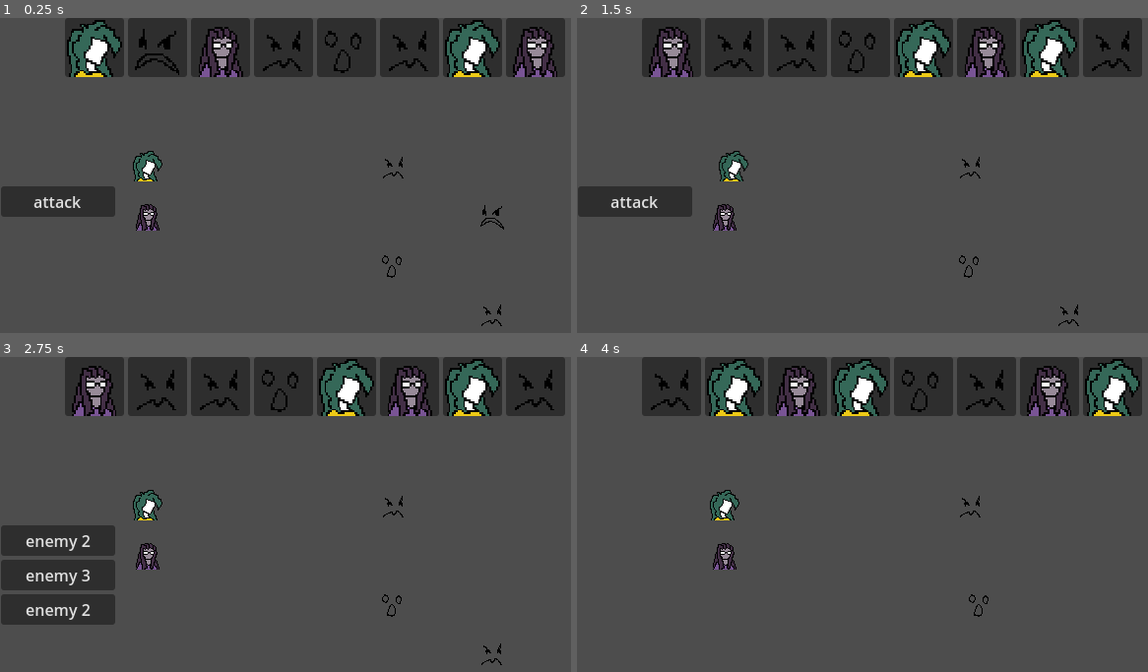
Above: before the commit, frames 1-4 (two rows, left to right).
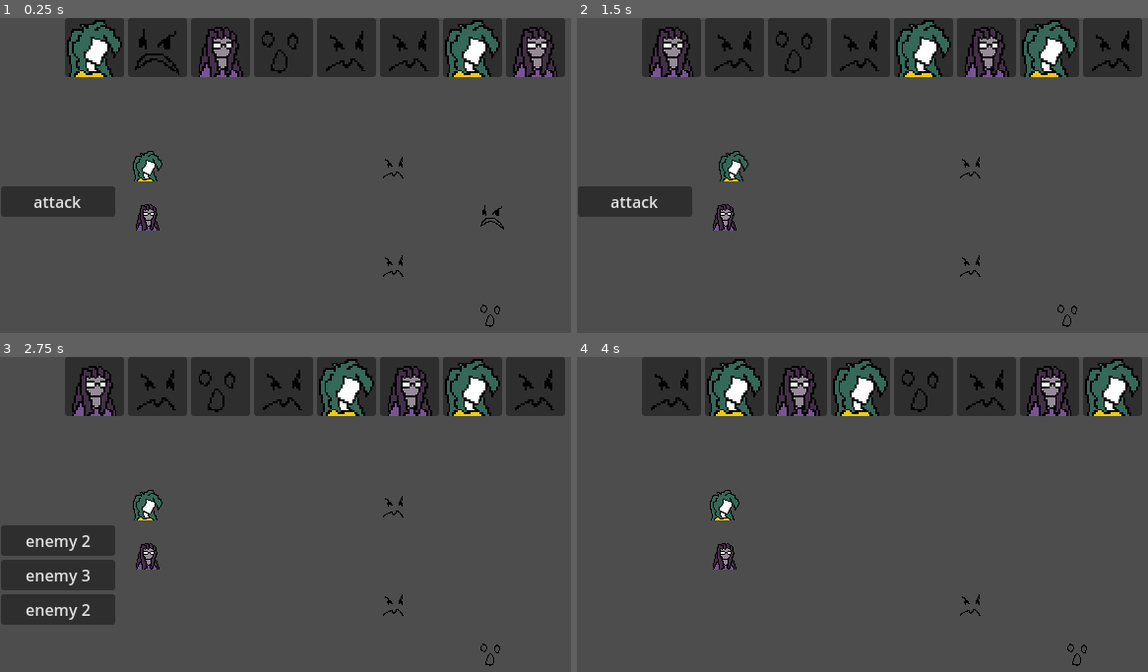
Above: after the commit, the same moments.

Repository: Octologue/godot-test-project
Game: Godot game, scene res://battle_logic/battle_scene.tscn
Two runs of this game, one before a commit and one after it. Both use one fixed random seed, a clock stepped at 60 frames per second and the inputs below. Before the commit the project starts from res://battle_scene.tscn.
Inputs:
- Up to frame 1 (0.25 s): no input
- Up to frame 2 (1.5 s): click "attack" at 0.5 s; click "enemy 1" at 1.25 s
- Up to frame 3 (2.75 s): click "attack" at 2 s
- Up to frame 4 (4 s): click "enemy 2" at 2.75 s; tap Enter at 3.5 s

The runs differ from the first frame. In frame 1, 0.7% of the frame differs, in the area x 45-88%, y 4-99%; in frame 2, 0.7%; in frame 3, 0.7%; in frame 4, 0.2%.

Commit message:
base battle system with states

Diff:
--- a/battle_scene.tscn
+++ b/battle_logic/battle_scene.tscn
@@ -1,13 +1,13 @@
 [gd_scene load_steps=4 format=3 uid="uid://dypy4oy4ron2l"]
 
-[ext_resource type="Script" uid="uid://dwloqinhbk6aj" path="res://battle_logic/battle_scene.gd" id="1_r5l0u"]
-[ext_resource type="PackedScene" uid="uid://05w6whdt5ti3" path="res://battle_logic/CharacterScene.tscn" id="2_5g7vw"]
-[ext_resource type="PackedScene" uid="uid://de4q135ob0b84" path="res://battle_logic/enemy_button.tscn" id="3_5g7vw"]
+[ext_resource type="Script" uid="uid://bwmvjsqmsetd1" path="res://battle_logic/battle_system.gd" id="1_tai32"]
+[ext_resource type="PackedScene" uid="uid://05w6whdt5ti3" path="res://battle_logic/CharacterScene.tscn" id="2_030x3"]
+[ext_resource type="PackedScene" uid="uid://de4q135ob0b84" path="res://battle_logic/enemy_button.tscn" id="3_iuac8"]
 
 [node name="battleScene" type="Node2D"]
-script = ExtResource("1_r5l0u")
-character_scene = ExtResource("2_5g7vw")
-enemy_button = ExtResource("3_5g7vw")
+script = ExtResource("1_tai32")
+character_scene = ExtResource("2_030x3")
+enemy_button = ExtResource("3_iuac8")
 
 [node name="players" type="Node2D" parent="."]
 
--- /dev/null
+++ b/battle_logic/battle_system.gd
@@ -0,0 +1,232 @@
+#region VARIABLES
+
+extends Node2D
+
+var player_list_data = load("res://battle_logic/data/player_list.tres")
+var battle_data = load("res://battle_logic/data/battle_test.tres")
+
+var player_list : Array[Character]
+var enemy_list : Array[Character]
+
+var timeline : Array = []
+var character_nodes : Dictionary = {}
+
+@onready var players_node = $players
+@onready var enemies_node = $enemies
+@export var character_scene: PackedScene
+
+@onready var timeline_UI = $UI/Timeline
+@onready var options = $UI/Options
+@onready var attack_button = $UI/Options/Attack
+@onready var enemy_selection = $UI/EnemySelection
+@export var enemy_button : PackedScene
+
+var player_positions := [
+	Vector2(150, 150),
+	Vector2(150, 200),
+	Vector2(150, 250),
+	Vector2(150, 300)
+]
+var enemy_positions = battle_data.enemy_pos
+
+enum BattleState {
+	START,
+	NEXT_TURN,
+	PLAYER_TURN,
+	ENEMY_TURN,
+	ANIMATION,
+	RESOLVE
+}
+var state : BattleState
+
+func change_state(new_state):
+	state = new_state
+	match state:
+		BattleState.START:
+			print("START")
+			start()
+		BattleState.NEXT_TURN:
+			print("NEXT_TURN")
+			next_turn()
+		BattleState.PLAYER_TURN:
+			print("PLAYER_TURN")
+			player_turn()
+		BattleState.ENEMY_TURN:
+			print("ENEMY_TURN")
+			enemy_turn()
+
+#endregion
+
+func _ready():
+	change_state(BattleState.START)
+
+
+func start():
+	_variables_init()
+	_spawn_characters(player_list,players_node)
+	_spawn_characters(enemy_list,enemies_node)
+	sort_and_display()
+	change_state(BattleState.NEXT_TURN)
+
+func next_turn():
+	EventBus.character_died.connect(_on_character_died)
+	check_end_of_battle()
+
+	timeline = timeline.filter(func(entry): return entry["character"].alive)
+	var attacker = timeline[0]["character"]
+
+	if attacker.is_player == true:
+		change_state(BattleState.PLAYER_TURN)
+	else:
+		change_state(BattleState.ENEMY_TURN)
+
+func player_turn():
+	var attacker = timeline[0]["character"]
+	show_options()
+	EventBus.attacked_ennemy.connect(enemy_button_pressed)
+	await get_tree().create_timer(1).timeout
+
+
+func enemy_turn():
+	var attacker = timeline[0]["character"]
+	var target = player_list.pick_random()
+	await get_tree().create_timer(1).timeout
+	attack(attacker, target)
+	pop_out()
+	change_state(BattleState.NEXT_TURN)
+
+func check_end_of_battle():
+	if enemy_list.is_empty():
+		print("Tous les ennemis sont morts")
+		get_tree().quit()
+	if player_list.is_empty():
+		print("Tous les joueurs sont morts")
+		get_tree().quit()
+	for i in player_list:
+		print(i.title)
+	for i in enemy_list:
+		print(i.title)
+#region INIT
+func _variables_init():
+	for player in player_list_data.character_list:
+		player_list.append(player)
+	for enemy in battle_data.enemy_list:
+		var new_enemy = enemy.duplicate()
+		enemy_list.append(new_enemy)
+		var button = enemy_button.instantiate()
+		button.character = new_enemy
+		enemy_selection.add_child(button)
+
+	if battle_data.is_enemy_order_random == true:
+		enemy_list.shuffle()
+
+func _spawn_characters(chara_list : Array,chara_node : Node2D):
+	for child in chara_node.get_children():
+		child.queue_free()
+	var count = min(chara_list.size(), player_positions.size())
+	for i in range(count):
+		var chara_data = chara_list[i]
+		var chara_scene = character_scene.instantiate()
+		chara_node.add_child(chara_scene)
+
+		if chara_data.is_player == true:
+			chara_scene.position = player_positions[i]
+		else :
+			chara_scene.position = enemy_positions[i]
+		chara_scene.setup(chara_data)
+		character_nodes[chara_data] = chara_scene
+#endregion
+#region TIMELINE
+func sort_and_display():
+	sort_combined_queue()
+	update_timeline_display()
+	#if timeline[0]["character"].is_player == true:
+		#show_options()
+
+func sort_combined_queue():
+	var player_time_list = []
+	for player in player_list:
+		for i in player.queue:
+			player_time_list.append({"character":player,"time":i})
+
+	var enemy_time_list = []
+	for enemy in enemy_list:
+		for i in enemy.queue:
+			enemy_time_list.append({"character":enemy,"time":i})
+
+	timeline = player_time_list
+	timeline.append_array(enemy_time_list)
+	timeline.sort_custom(sort_by_time)
+func sort_by_time(a,b):
+	return a["time"] < b["time"]
+
+func update_timeline_display():
+	var index : int = 0
+	for slot in timeline_UI.get_children():
+		if index < timeline.size():
+			slot.find_child("TextureRect").texture = timeline[index]["character"].sprite
+			index += 1
+		else:
+			slot.find_child("TextureRect").texture = null
+
+func pop_out():
+	if timeline[0]["character"].alive == false:
+		return
+	timeline[0]["character"].pop_out()
+	sort_and_display()
+
+#endregion
+#region ATTACK
+
+func attack(attacker, target):
+	target.get_attacked(attacker)
+	attack_anim(attacker,target)
+
+func attack_anim(attacker,target):
+	var attacker_node = character_nodes[attacker]
+	var target_node = character_nodes[target]
+	var shift = Vector2(10,0)
+	if attacker_node.get_parent() and attacker_node.position.x > 0:
+		shift = -shift
+	await tween_movement(attacker_node,-shift)
+	await tween_movement(attacker_node,shift)
+func tween_movement(node,shift):
+	var tween = get_tree().create_tween()
+	tween.tween_property(node, "position", node.position + shift, 0.2)
+	await tween.finished
+
+func _on_character_died(character):
+
+	if character in player_list:
+		player_list.erase(character)
+	elif character in enemy_list:
+		enemy_list.erase(character)
+
+	timeline = timeline.filter(func(entry): return entry["character"] != character)
+	character_nodes[character].queue_free()
+
+	for button in enemy_selection.get_children():
+		if button.character == character:
+			button.queue_free()
+			break  # Sortir de la boucle dès qu'on a trouvé le bon bouton
+
+
+#endregion
+#region USER INTERFACE
+
+func show_options():
+	options.show()
+	attack_button.pressed.connect(show_selection)
+
+func show_selection():
+	options.hide()
+	enemy_selection.show()
+
+func enemy_button_pressed(target):
+	enemy_selection.hide()
+	var attacker = timeline[0]["character"]
+	attack(attacker, target)
+	pop_out()
+	change_state(BattleState.NEXT_TURN)
+
+#endregion
--- a/battle_logic/enemy_button.tscn
+++ b/battle_logic/enemy_button.tscn
@@ -1,6 +1,6 @@
 [gd_scene load_steps=2 format=3 uid="uid://de4q135ob0b84"]
 
-[ext_resource type="Script" uid="uid://d0doxsl31aek5" path="res://enemy_button.gd" id="1_8lqld"]
+[ext_resource type="Script" uid="uid://d0doxsl31aek5" path="res://battle_logic/enemy_button.gd" id="1_8lqld"]
 
 [node name="EnemyButton" type="Button"]
 offset_right = 8.0
--- a/character_body_2d.gd
+++ /dev/null
@@ -1 +0,0 @@
-extends CharacterBody2D
--- a/project.godot
+++ b/project.godot
@@ -17,7 +17,7 @@
 
 [autoload]
 
-EventBus="*res://battle_logic/event_bus.tscn"
+EventBus="*res://event_bus.tscn"
 
 [display]
 
Renamed: battle_logic/battle_scene.gd -> battle_logic/battle_scene_no_states.gd
Renamed: battle_logic/battle_scene.gd.uid -> battle_logic/battle_scene_no_states.gd.uid
Not shown, added: battle_logic/battle_system.gd.uid
Renamed: enemy_button.gd -> battle_logic/enemy_button.gd
Renamed: enemy_button.gd.uid -> battle_logic/enemy_button.gd.uid
Not shown, removed: character_body_2d.gd.uid
Renamed: battle_logic/event_bus.tscn -> event_bus.tscn
Not shown, removed: test git.txt
